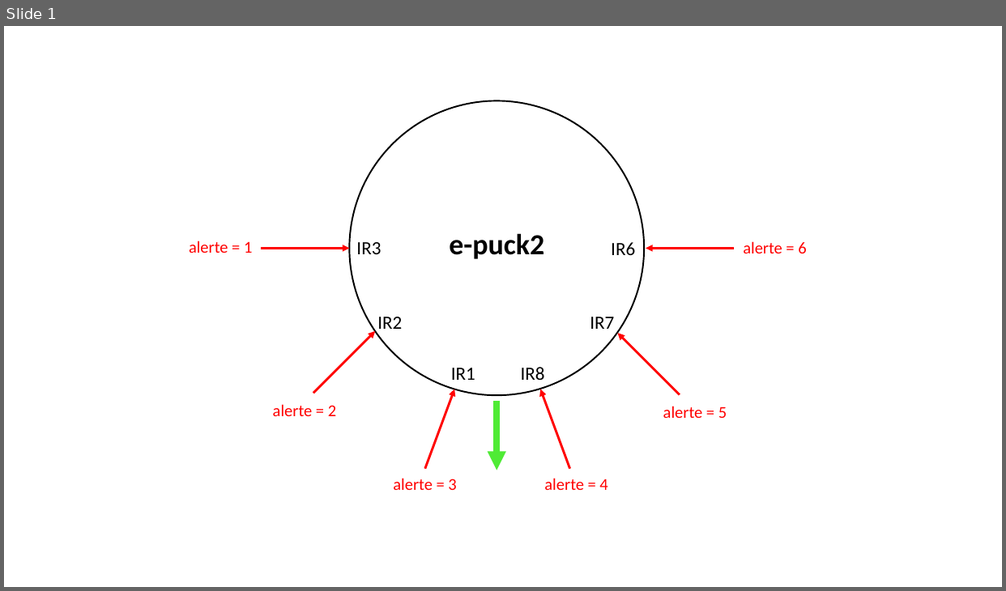
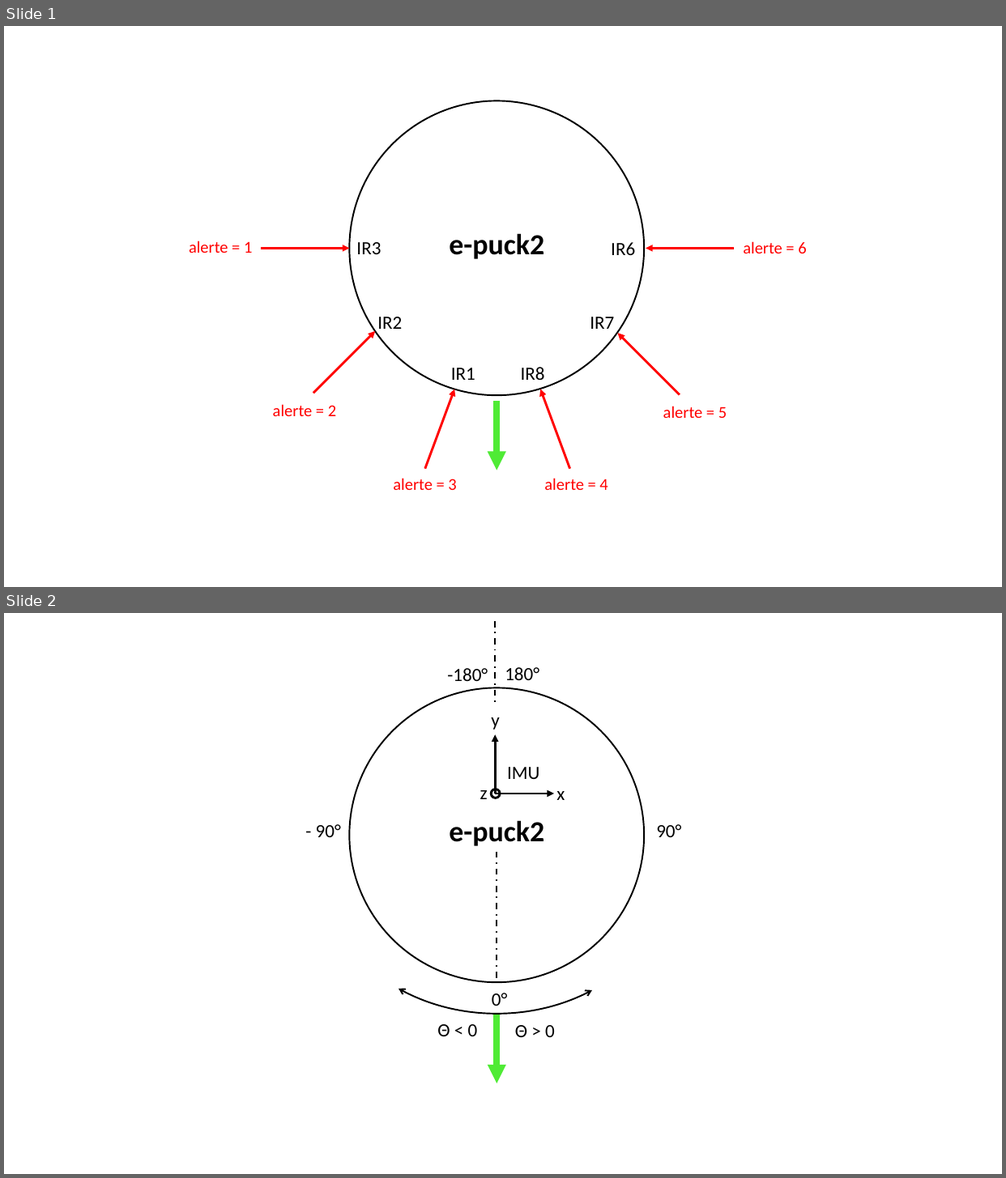
Before and after one commit to AlecParrat/miniprojet_SlopeFollower, a slide deck: Documentation/Schemas_pour_rapport.pptx. Shown one above the other, each under a label of ours: slide 1 before the commit, slides 1 and 2 after it. The pictures are 1006x591 and 1006x1178 pixels, drawn with LibreOffice and Linux fonts; fonts in the diff are those of the drawing. Boxes give left, top, right and bottom in pixels: in the first picture for what was removed or moved away, otherwise in the second. Text is boxed around its words. In the diff, an @@ line names an element or a change of style, - is before the commit and + after.

```diff
--- a/Documentation/Schemas_pour_rapport.pptx
+++ b/Documentation/Schemas_pour_rapport.pptx
@@ slide 2 added at (x1=4, y1=613, x2=1002, y2=1174), background #FFFFFF @@
@@ line added from (495, 621) to (495, 705), #000000 1.5 pt dashed @@
@@ text added at (x1=447, y1=668, x2=488, y2=681), 18 pt, text #000000 @@
+-180°
@@ text added at (x1=505, y1=667, x2=539, y2=680), 18 pt, text #000000 @@
+180°
@@ ellipse added at (x1=349, y1=688, x2=644, y2=983), outline #000000 1.5 pt @@
@@ text added at (x1=491, y1=717, x2=499, y2=730), 18 pt, text #000000 @@
+y
@@ arc (boxed as its full ellipse) added at (x1=326, y1=736, x2=668, y2=1014), outline #000000 1.5 pt @@
@@ arrow added from (495, 794) to (495, 735), #000000 2.25 pt @@
@@ text added at (x1=507, y1=767, x2=539, y2=779), 18 pt, text #000000 @@
+IMU
@@ text added at (x1=480, y1=790, x2=488, y2=799), 18 pt, text #000000 @@
+z
@@ ellipse added at (x1=492, y1=789, x2=501, y2=798), outline #000000 2.25 pt @@
@@ arrow added from (495, 794) to (554, 794), #000000 2.25 pt @@
@@ text added at (x1=556, y1=791, x2=565, y2=800), 18 pt, text #000000 @@
+x
@@ text added at (x1=316, y1=824, x2=341, y2=837), 18 pt, text #000000 @@
+- 90°
@@ text added at (x1=449, y1=820, x2=544, y2=846), 28 pt, text #000000, bold @@
+e-puck2
@@ text added at (x1=656, y1=824, x2=681, y2=837), 18 pt, text #000000 @@
+90°
@@ line added from (496, 852) to (496, 983), #000000 1.5 pt dashed @@
@@ text added at (x1=492, y1=993, x2=507, y2=1006), 18 pt, text #000000 @@
+0°
@@ text added at (x1=437, y1=1024, x2=478, y2=1037), 18 pt, text #000000 @@
+Θ < 0
@@ arrow added from (496, 1014) to (496, 1084), #4FEB35 6 pt @@
@@ text added at (x1=515, y1=1025, x2=555, y2=1037), 18 pt, text #000000 @@
+Θ > 0
```
Also in this commit, not shown: 1 other file.
